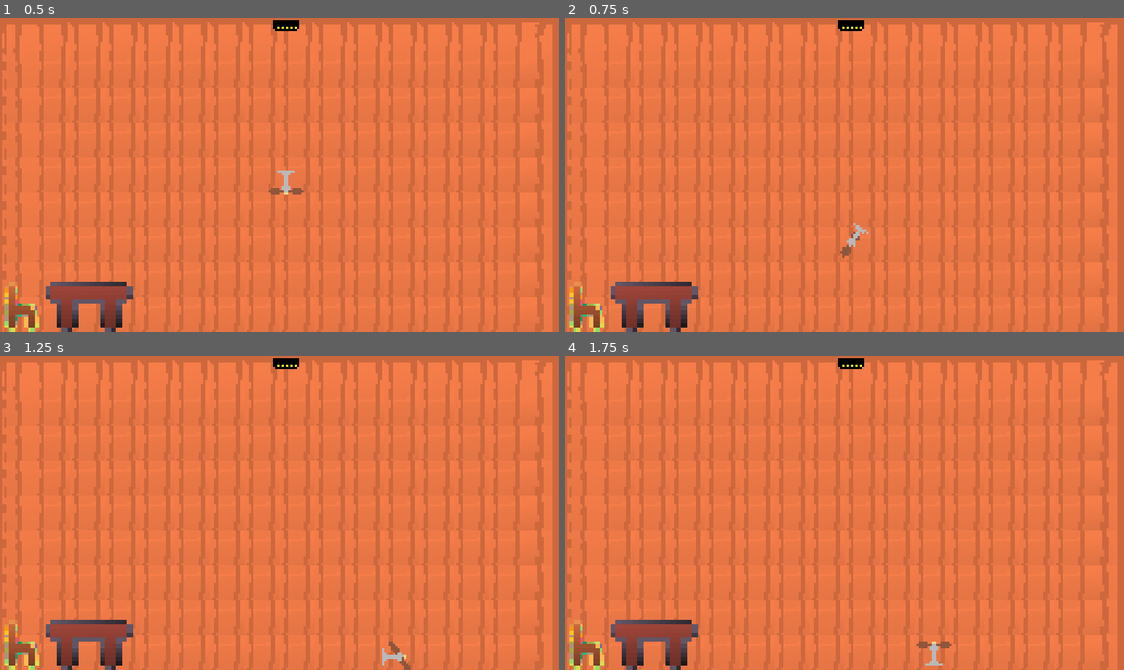
Above: before the commit, frames 1-4 (two rows, left to right).
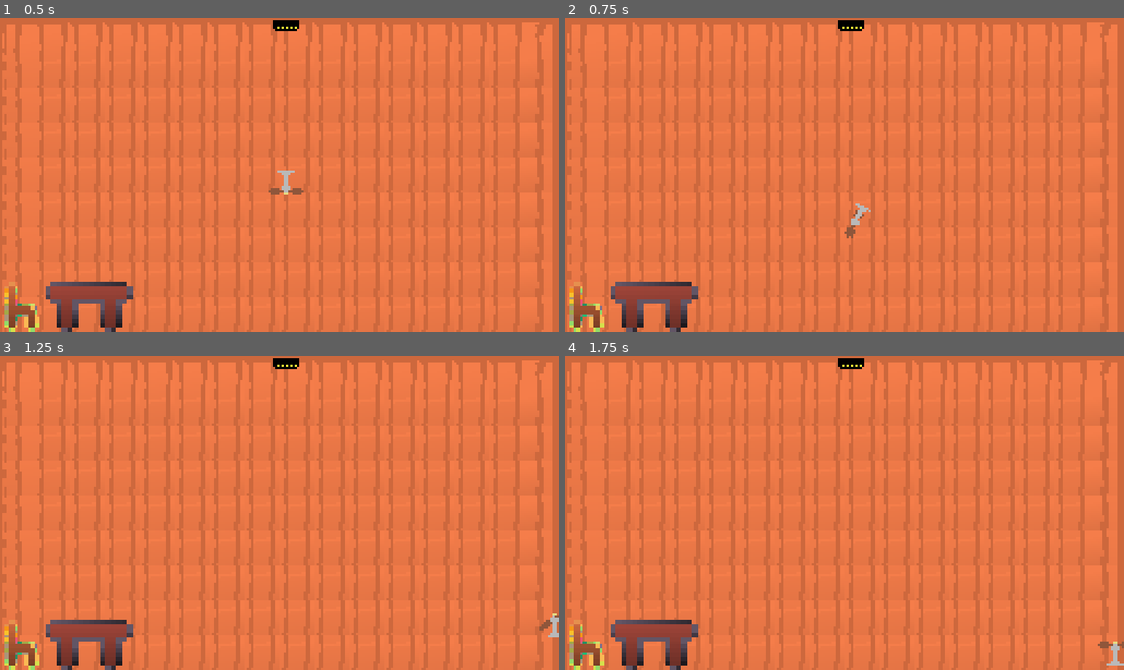
Above: after the commit, the same moments.

Repository: jreje/fan
Game: Godot game, scene res://Main.tscn
Two runs of this game, one before a commit and one after it. Both use one fixed random seed, a clock stepped at 60 frames per second and the inputs below.
Inputs:
- Up to frame 1 (0.5 s): no input
- Up to frame 2 (0.75 s): hold D (tilt_right) from 0.53 s (still down); hold Space (fly) from 0.53 s (still down)
- Up to frame 3 (1.25 s): keep holding D (tilt_right); keep holding Space (fly)
- Up to frame 4 (1.75 s): release D (tilt_right) at 1.28 s; release Space (fly) at 1.28 s; hold A (tilt_left) from 1.28 s (still down); tap Space (fly) at 1.35 s

Frame 1 is identical in both runs. In frame 2, 0.3% of the frame differs, in the area x 49-55%, y 59-77%; in frame 3, 0.3%; in frame 4, 0.3%, in the area x 62-100%, y 90-99%.

Commit message:
Update Player Physics

Diff:
--- a/Main.tscn
+++ b/Main.tscn
@@ -47,35 +47,51 @@
 [sub_resource type="RectangleShape2D" id="RectangleShape2D_ifow5"]
 size = Vector2(256, 20)
 
+[sub_resource type="GDScript" id="GDScript_272bh"]
+script/source = "extends CollisionShape2D
+
+
+# Called when the node enters the scene tree for the first time.
+func _ready() -> void:
+	pass # Replace with function body.
+
+
+# Called every frame. 'delta' is the elapsed time since the previous frame.
+func _process(delta: float) -> void:
+	pass
+"
+
 [sub_resource type="RectangleShape2D" id="RectangleShape2D_abi3o"]
 size = Vector2(20, 144)
 
 [sub_resource type="RectangleShape2D" id="RectangleShape2D_jrdhs"]
 size = Vector2(20, 144)
 
-[node name="Main" type="Node" unique_id=757662205]
+[node name="Main2" type="Node" unique_id=757662205]
 script = ExtResource("1_h2yge")
 
 [node name="TileMapLayer" type="TileMapLayer" parent="." unique_id=303623119]
 tile_map_data = PackedByteArray("AAAAAAAAAQAAAAAAAAAPAAAAAQACAAAAAAABAAAAAQABAAAAAAACAAAAAQABAAAAAAADAAAAAQABAAAAAAAEAA …(2992 unchanged characters)…
 tile_set = SubResource("TileSet_ifow5")
 
-[node name="Boundaries" type="StaticBody2D" parent="." unique_id=131558196]
+[node name="Boundaries" type="StaticBody2D" parent="." unique_id=1511244451]
+disable_mode = 2
 
-[node name="Ceiling" type="CollisionShape2D" parent="Boundaries" unique_id=1584254741]
+[node name="Ceiling" type="CollisionShape2D" parent="Boundaries" unique_id=1584254741 groups=["Boundaries"]]
 position = Vector2(128, -10)
 shape = SubResource("RectangleShape2D_wvhbo")
 
-[node name="Floor" type="CollisionShape2D" parent="Boundaries" unique_id=1285824459]
+[node name="Floor" type="CollisionShape2D" parent="Boundaries" unique_id=1285824459 groups=["Boundaries"]]
 position = Vector2(128, 152)
 shape = SubResource("RectangleShape2D_ifow5")
+script = SubResource("GDScript_272bh")
 
-[node name="LeftWall" type="CollisionShape2D" parent="Boundaries" unique_id=988472247]
+[node name="LeftWall" type="CollisionShape2D" parent="Boundaries" unique_id=988472247 groups=["Boundaries"]]
 position = Vector2(-10, 72)
 shape = SubResource("RectangleShape2D_abi3o")
 
-[node name="RightWall" type="CollisionShape2D" parent="Boundaries" unique_id=1660465742]
-position = Vector2(264, 72)
+[node name="RightWall" type="CollisionShape2D" parent="Boundaries" unique_id=1660465742 groups=["Boundaries"]]
+position = Vector2(266, 72)
 shape = SubResource("RectangleShape2D_jrdhs")
 
 [node name="Destination_Block" parent="." unique_id=580048239 instance=ExtResource("4_fos0i")]
--- a/player/player.gd
+++ b/player/player.gd
@@ -1,34 +1,50 @@
 extends RigidBody2D
 
-const THRUST_AMOUNT = 100.0
+var THRUST_AMOUNT = 40.0
 var screen_size
-var rotation_speed = 250.0
+var rotation_speed = 10.0
+var contact_count = 0
+var is_touching_boundary = false
 
-# TODO: For the future, top of fan should naturally tilt left/right making it harder to fly
+# TODO: Start scene with fan spinning
+# TODO: -- IMPORTANT -- Fix bug when fan is in corner
 func _ready():
 	screen_size = get_viewport_rect().size
 	linear_damp = 5
+	angular_damp = 5
+	contact_monitor = true
+	max_contacts_reported = 4
+	body_entered.connect(_on_body_entered)
+	body_exited.connect(_on_body_exited)
+
+# TODO: Simplify body_entered. Perhaps I can only use a body entered and the is in group property
+func _on_body_entered(body: Node) -> void:
+	is_touching_boundary = true
+
+func _on_body_exited(body: Node) -> void:
+	is_touching_boundary = false
 
 func _physics_process(delta: float) -> void:
 	# Tilting Mechanic
 	if Input.is_action_pressed("tilt_right"):
-		apply_torque(400)
+		apply_torque_impulse(rotation_speed)
 	if Input.is_action_pressed("tilt_left"):
-		apply_torque(-400)
-	# Tilting better, but now gets stuck into upside down position
+		apply_torque_impulse(-rotation_speed)
+	# So players don't get stuck on the ground
+	if is_touching_boundary:
+		rotation_speed = 150
+	else:
+		rotation_speed = 10.0
 
-	# Flying. Referenced this Repo https://github.com/Weetbix/moon-mishap/blob/main/scripts/player.gd
+	# Flying
 	if Input.is_action_pressed("fly"):
-		apply_force(Vector2(0, -15).rotated(rotation) * THRUST_AMOUNT)
+		apply_impulse(Vector2(0, -1).rotated(rotation) * THRUST_AMOUNT)
 		$AnimatedSprite2D.play("fly")
 
 	if Input.is_action_just_released("fly"):
 		$AnimatedSprite2D.stop()
 
-	# TODO: Make player snap to ground. May need to ask for help on this
-	# For now, have reduced screen size by half of the collisionshape's size
-	# position = position.clamp(Vector2.ZERO, screen_size - ($CollisionShape2D.shape.size /2))
-
-
-
 	print(linear_velocity)
+	print("ROTATION_SPEED: ", rotation_speed)
+	print("ANGULAR_DAMP: ", angular_damp)
+	print("THRUST_AMOUNT:", THRUST_AMOUNT)
--- a/player/player.tscn
+++ b/player/player.tscn
@@ -43,7 +43,7 @@
 }]
 
 [sub_resource type="RectangleShape2D" id="RectangleShape2D_oul6g"]
-size = Vector2(8, 9)
+size = Vector2(8, 11)
 
 [node name="Player" type="RigidBody2D" unique_id=468539146]
 contact_monitor = true
@@ -53,6 +53,7 @@
 texture_filter = 1
 sprite_frames = SubResource("SpriteFrames_scca8")
 animation = &"fly"
+frame_progress = 0.2654229
 metadata/_aseprite_wizard_interface_config_ = {
 "animation_section": false,
 "layer_section": true,
@@ -76,7 +77,7 @@
 metadata/_aseprite_wizard_source_file_hash_ = "711ed98901254680aab5e36aaf43c503"
 
 [node name="CollisionShape2D" type="CollisionShape2D" parent="." unique_id=1732256716]
-position = Vector2(0, -3.5)
+position = Vector2(0, -2.5)
 shape = SubResource("RectangleShape2D_oul6g")
 
 [connection signal="body_entered" from="." to="." method="_on_body_entered"]
--- a/project.godot
+++ b/project.godot
@@ -33,7 +33,11 @@
 
 [editor_plugins]
 
-enabled=PackedStringArray("res://addons/AsepriteWizard/plugin.cfg")
+enabled=PackedStringArray()
+
+[global_group]
+
+Boundaries=""
 
 [input]
 
